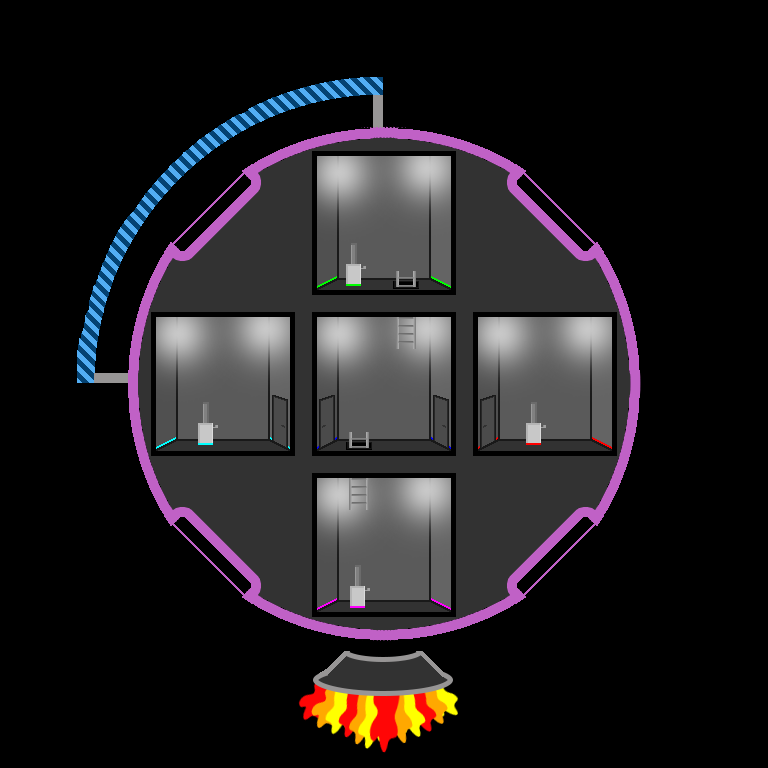
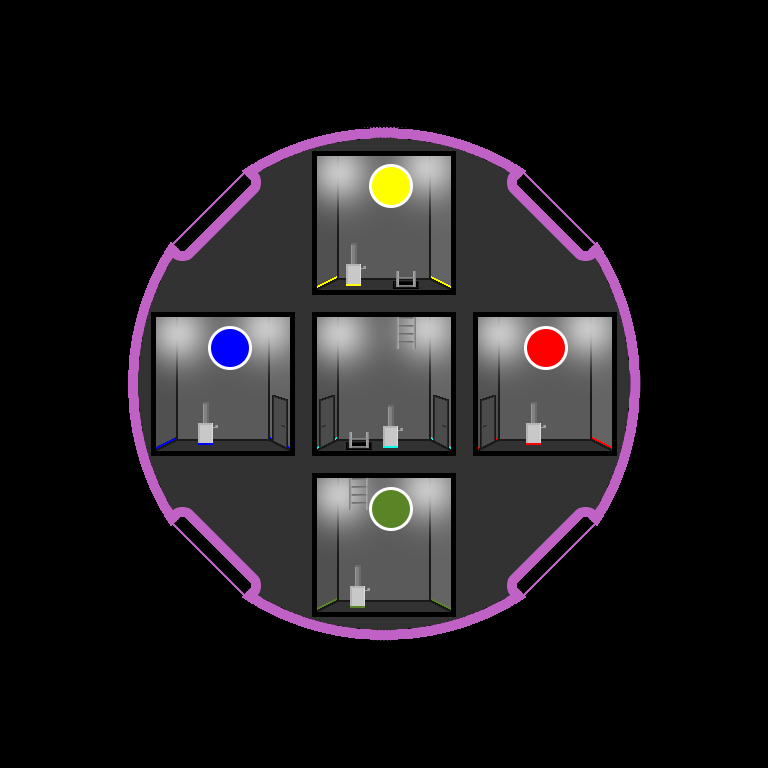
Comparing the layer stacks of the two 768x768 images. Changes:
added layer "Ellipse 2 copy 3" in group "Weapon Room 2" over [208, 326, 252, 370]
painted on "Console" (1st of 5, in "Weapon Room 2") over [198, 443, 213, 445]
painted on "Room" (1st of 5, in "Weapon Room 2") over [156, 437, 290, 449]
added layer "Ellipse 2 copy 2" in group "Weapon Room 1" over [369, 487, 413, 531]
painted on "Console" (2nd of 5, in "Weapon Room 1") over [350, 606, 365, 608]
painted on "Room" (2nd of 5, in "Weapon Room 1") over [317, 598, 451, 610]
showed "Console" (3rd of 5, in "Time Room"), painted on it over [383, 405, 403, 448]
painted on "Room" (3rd of 5, in "Time Room") over [317, 437, 451, 449]
added layer "Ellipse 2 copy" in group "Shiled Room" over [524, 326, 568, 370]
added layer "Ellipse 2" in group "Engine Room" over [369, 164, 413, 208]
painted on "Console" (5th of 5, in "Engine Room") over [346, 284, 361, 286]
painted on "Room" (5th of 5, in "Engine Room") over [317, 276, 451, 288]
hid group "Components" (36 layers) over [77, 77, 568, 753]
